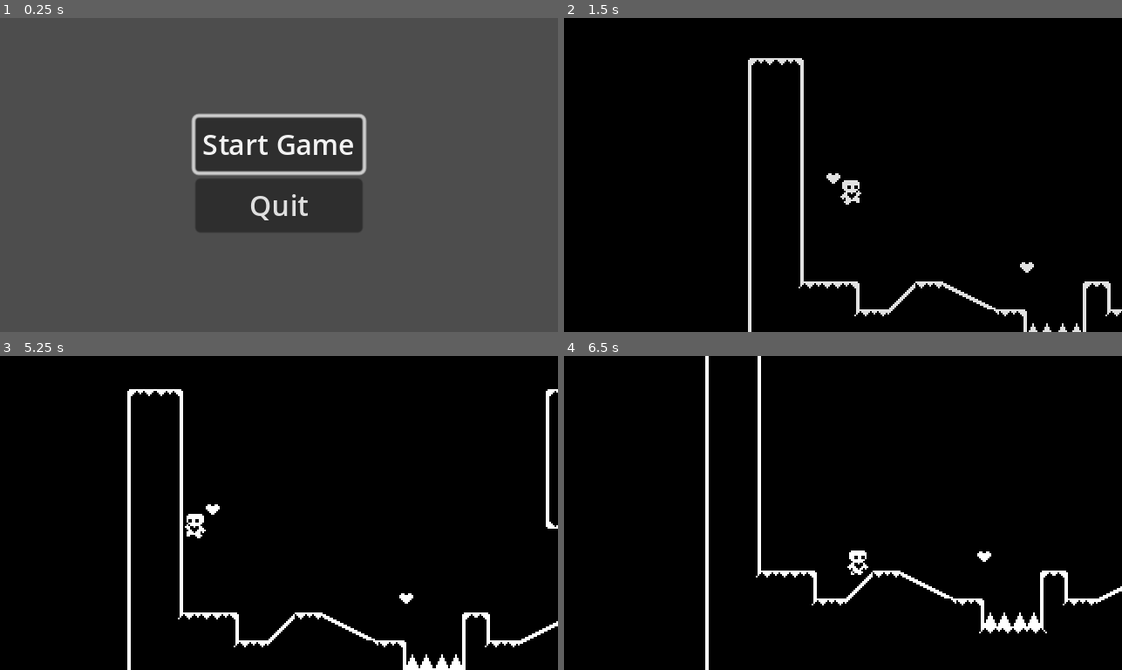
Above: before the commit, frames 1-4 (two rows, left to right).
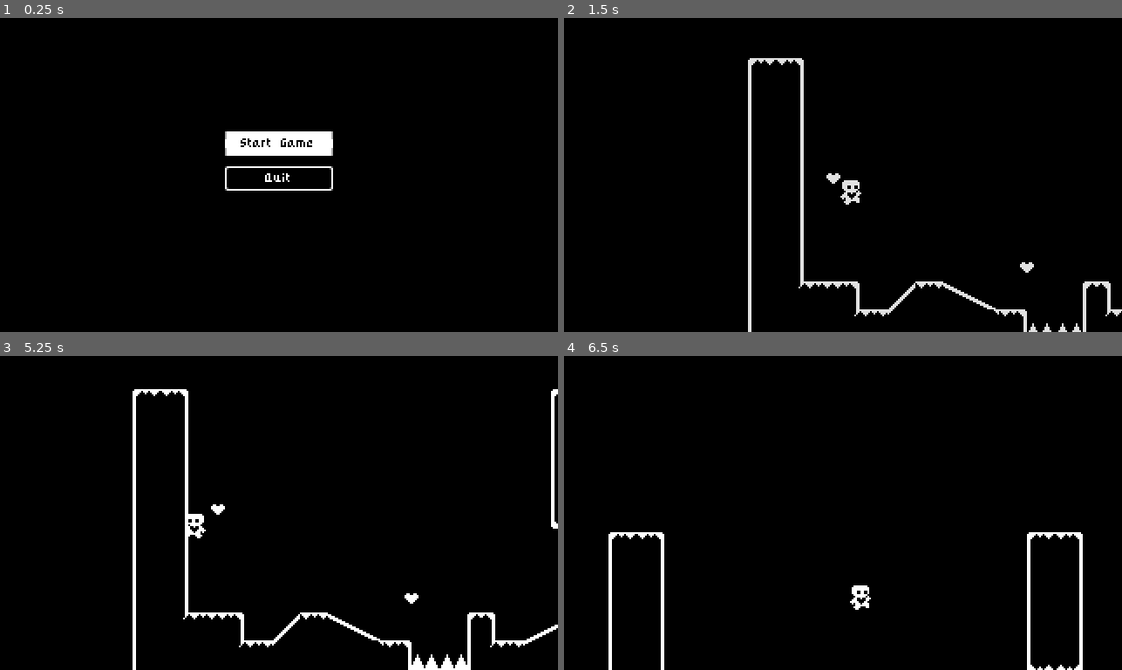
Above: after the commit, the same moments.

Repository: hione0413/heart_platformer
Game: Godot game, scene res://StartMenu/start_menu.tscn
Same seed, same stepped clock (60 frames per second), same inputs: the game is played once before the commit and once after it.
Inputs:
- Up to frame 1 (0.25 s): no input
- Up to frame 2 (1.5 s): click "Start Game" at 0.5 s; hold D (move_right) from 1.28 s (still down); hold Up (jump) from 1.28 s (still down)
- Up to frame 3 (5.25 s): release Up (jump) at 2.03 s; tap Up (jump) at 2.1, 2.27, 2.57, 3.6, 3.77, 4.07, 5.1 s; release D (move_right) at 2.78 s; hold A (move_left) 2.78-3.53 s; hold Up (jump) 2.78-3.53 s; hold D (move_right) 3.53-5.03 s; hold Up (jump) 4.28-5.03 s; hold A (move_left) from 5.03 s (still down)
- Up to frame 4 (6.5 s): tap Up (jump) at 5.27, 5.57 s; release A (move_left) at 5.78 s; hold D (move_right) from 5.78 s (still down); hold Up (jump) from 5.78 s (still down)

The runs differ from the first frame. In frame 1, 100% of the frame differs, in the area x 0-100%, y 0-100%; in frame 2, nothing differs; in frame 3, 4.2%; in frame 4, 4.1%.

Commit message:
wall jump fix

Diff:
--- a/Events/level_transition.tscn
+++ b/Events/level_transition.tscn
@@ -1,22 +1,6 @@
 [gd_scene load_steps=6 format=3 uid="uid://du4qqbt1x0mi1"]
 
 [ext_resource type="Script" path="res://Events/level_transition.gd" id="1_phvdn"]
-
-[sub_resource type="Animation" id="Animation_rvujj"]
-resource_name = "fade_to_black"
-length = 0.5
-tracks/0/type = "value"
-tracks/0/imported = false
-tracks/0/enabled = true
-tracks/0/path = NodePath("ColorRect:color")
-tracks/0/interp = 1
-tracks/0/loop_wrap = true
-tracks/0/keys = {
-"times": PackedFloat32Array(0, 0.5),
-"transitions": PackedFloat32Array(1, 1),
-"update": 0,
-"values": [Color(0, 0, 0, 0), Color(0, 0, 0, 1)]
-}
 
 [sub_resource type="Animation" id="Animation_d4apj"]
 length = 0.001
@@ -49,6 +33,22 @@
 "values": [Color(0, 0, 0, 0.6), Color(0, 0, 0, 0)]
 }
 
+[sub_resource type="Animation" id="Animation_rvujj"]
+resource_name = "fade_to_black"
+length = 0.5
+tracks/0/type = "value"
+tracks/0/imported = false
+tracks/0/enabled = true
+tracks/0/path = NodePath("ColorRect:color")
+tracks/0/interp = 1
+tracks/0/loop_wrap = true
+tracks/0/keys = {
+"times": PackedFloat32Array(0, 0.5),
+"transitions": PackedFloat32Array(1, 1),
+"update": 0,
+"values": [Color(0, 0, 0, 0), Color(0, 0, 0, 1)]
+}
+
 [sub_resource type="AnimationLibrary" id="AnimationLibrary_cuxo4"]
 _data = {
 "RESET": SubResource("Animation_d4apj"),
--- a/Player/player.gd
+++ b/Player/player.gd
@@ -6,10 +6,12 @@
 var just_wall_jumped = false;
 # Get the gravity from the project settings to be synced with RigidBody nodes.
 var gravity = ProjectSettings.get_setting("physics/2d/default_gravity")
+var was_wall_normal = Vector2.ZERO
 
 @onready var animated_sprite_2d = $AnimatedSprite2D
 @onready var coyote_jump_timer = $CoyoteJumpTimer
 @onready var starting_position = global_position
+@onready var wall_jump_timer = $WallJumpTimer
 
 
 
@@ -28,9 +30,12 @@
 	handle_air_acceleration(input_axis, delta)
 	apply_friction(input_axis, delta)
 	apply_air_resistance(input_axis, delta)
-	update_animations(input_axis)
 
 	var was_on_floor = is_on_floor()
+	var was_on_wall = is_on_wall_only()
+
+	if was_on_wall:
+		was_wall_normal = get_wall_normal()
 
 	move_and_slide()
 
@@ -41,6 +46,13 @@
 		movement_data = load("res://Player/FasterMovementData.tres")
 	just_wall_jumped = false
 
+	var just_left_wall = was_on_wall and not is_on_wall()
+	if just_left_wall:
+		wall_jump_timer.start()
+
+	update_animations(input_axis)
+
+
 func apply_gravity(delta):
 	# Add the gravity.
 	if not is_on_floor():
@@ -48,8 +60,12 @@
 
 
 func handle_wall_jump():
-	if not is_on_wall_only(): return;
+	if not is_on_wall_only() and wall_jump_timer.time_left <= 0.0: return;
 	var wall_normal = get_wall_normal()
+
+	if wall_jump_timer.time_left > 0.0:
+		wall_normal = was_wall_normal
+
 	if Input.is_action_just_pressed("jump"): # and wall_normal == Vector2.LEFT:
 		velocity.x = wall_normal.x * movement_data.spead
 		velocity.y = movement_data.jump_velocity
@@ -102,14 +118,16 @@
 
 
 func update_animations(input_axis):
-	if not is_on_floor():
-		animated_sprite_2d.play("jump")
-	elif input_axis != 0: #moving
+	if input_axis != 0: #moving
+		# 여기서 방향이 바뀌므로 점프와 조건문을 분리하여야 함 -> 그래야 공중에서도 방향 전환이 됨
 		animated_sprite_2d.flip_h = (input_axis < 0)
 		animated_sprite_2d.play("run")
 	else:
 		animated_sprite_2d.play("idle")
 
+	if not is_on_floor():
+		animated_sprite_2d.play("jump")
+
 
 func _on_hazard_detector_area_entered(area):
 	global_position = starting_position
--- a/Player/player.tscn
+++ b/Player/player.tscn
@@ -104,6 +104,10 @@
 [node name="CoyoteJumpTimer" type="Timer" parent="."]
 wait_time = 0.1
 
+[node name="WallJumpTimer" type="Timer" parent="."]
+wait_time = 0.5
+one_shot = true
+
 [node name="Camera2D" type="Camera2D" parent="."]
 position = Vector2(0, -32)
 position_smoothing_enabled = true
--- a/StartMenu/start_menu.gd
+++ b/StartMenu/start_menu.gd
@@ -6,6 +6,7 @@
 
 
 func _ready():
+	RenderingServer.set_default_clear_color(Color.BLACK)
 	start_game_button.grab_focus()
 	pass
 
--- a/StartMenu/start_menu.tscn
+++ b/StartMenu/start_menu.tscn
@@ -6,6 +6,8 @@
 anchors_preset = 15
 anchor_right = 1.0
 anchor_bottom = 1.0
+offset_top = -8.0
+offset_bottom = -8.0
 grow_horizontal = 2
 grow_vertical = 2
 script = ExtResource("1_5h35k")
@@ -15,11 +17,13 @@
 
 [node name="StartGameButton" type="Button" parent="VBoxContainer"]
 unique_name_in_owner = true
+custom_minimum_size = Vector2(64, 16)
 layout_mode = 2
 text = "Start Game"
 
 [node name="QuitButton" type="Button" parent="VBoxContainer"]
 unique_name_in_owner = true
+custom_minimum_size = Vector2(64, 16)
 layout_mode = 2
 text = "Quit
 "
--- /dev/null
+++ b/UiTheme/black_9slice.tres
@@ -0,0 +1,10 @@
+[gd_resource type="StyleBoxTexture" load_steps=2 format=3 uid="uid://tqsckdiaqkg8"]
+
+[ext_resource type="Texture2D" uid="uid://bl2564sb3spfp" path="res://UiTheme/black_9slice.png" id="1_tf5y8"]
+
+[resource]
+texture = ExtResource("1_tf5y8")
+texture_margin_left = 3.0
+texture_margin_top = 3.0
+texture_margin_right = 3.0
+texture_margin_bottom = 3.0
--- /dev/null
+++ b/UiTheme/default_theme.tres
@@ -0,0 +1,43 @@
+[gd_resource type="Theme" load_steps=5 format=3 uid="uid://xx0a1nnqtgi8"]
+
+[ext_resource type="StyleBox" uid="uid://tqsckdiaqkg8" path="res://UiTheme/black_9slice.tres" id="1_6vkn1"]
+[ext_resource type="StyleBox" uid="uid://dk10on46dsewy" path="res://UiTheme/white_9slice.tres" id="1_8fnmu"]
+[ext_resource type="FontFile" uid="uid://bqcxrcs88gyl7" path="res://UiTheme/pixel_font.ttf" id="1_xdxjw"]
+
+[sub_resource type="StyleBoxFlat" id="StyleBoxFlat_x1uns"]
+content_margin_left = 4.0
+content_margin_top = 4.0
+content_margin_right = 4.0
+content_margin_bottom = 4.0
+bg_color = Color(0.1, 0.1, 0.1, 0.3)
+corner_radius_top_left = 3
+corner_radius_top_right = 3
+corner_radius_bottom_right = 3
+corner_radius_bottom_left = 3
+corner_detail = 5
+
+[resource]
+Button/colors/font_color = Color(1, 1, 1, 1)
+Button/colors/font_disabled_color = Color(0.875, 0.875, 0.875, 0.5)
+Button/colors/font_focus_color = Color(0, 0, 0, 1)
+Button/colors/font_hover_color = Color(0, 0, 0, 1)
+Button/colors/font_hover_pressed_color = Color(1, 1, 1, 1)
+Button/colors/font_outline_color = Color(1, 1, 1, 1)
+Button/colors/font_pressed_color = Color(1, 1, 1, 1)
+Button/colors/icon_disabled_color = Color(1, 1, 1, 0.4)
+Button/colors/icon_focus_color = Color(1, 1, 1, 1)
+Button/colors/icon_hover_color = Color(1, 1, 1, 1)
+Button/colors/icon_hover_pressed_color = Color(1, 1, 1, 1)
+Button/colors/icon_normal_color = Color(1, 1, 1, 1)
+Button/colors/icon_pressed_color = Color(1, 1, 1, 1)
+Button/constants/h_separation = 2
+Button/constants/icon_max_width = 0
+Button/constants/outline_size = 0
+Button/font_sizes/font_size = 6
+Button/fonts/font = ExtResource("1_xdxjw")
+Button/styles/disabled = SubResource("StyleBoxFlat_x1uns")
+Button/styles/focus = ExtResource("1_8fnmu")
+Button/styles/hover = ExtResource("1_8fnmu")
+Button/styles/normal = ExtResource("1_6vkn1")
+Button/styles/pressed = ExtResource("1_6vkn1")
+Label/font_sizes/font_size = 6
--- /dev/null
+++ b/UiTheme/white_9slice.tres
@@ -0,0 +1,10 @@
+[gd_resource type="StyleBoxTexture" load_steps=2 format=3 uid="uid://dk10on46dsewy"]
+
+[ext_resource type="Texture2D" uid="uid://dx0sqnt5cmhko" path="res://UiTheme/white_9slice.png" id="1_m8nym"]
+
+[resource]
+texture = ExtResource("1_m8nym")
+texture_margin_left = 2.0
+texture_margin_top = 1.0
+texture_margin_right = 2.0
+texture_margin_bottom = 1.0
--- a/project.godot
+++ b/project.godot
@@ -27,6 +27,12 @@
 window/size/window_width_override=1280
 window/size/window_height_override=720
 window/stretch/mode="canvas_items"
+
+[gui]
+
+theme/custom="res://UiTheme/default_theme.tres"
+theme/custom_font="res://UiTheme/pixel_font.ttf"
+theme/default_font_subpixel_positioning=0
 
 [input]
 
--- a/tscn/world.gd
+++ b/tscn/world.gd
@@ -20,6 +20,8 @@
 # 8: Level transitions and inherited scenes
 # 9: Controller support
 #10: Start menu
+#11: UI Theme
+#12: Wall jump fix
 
 func _ready():
 	RenderingServer.set_default_clear_color(Color.BLACK)
@@ -33,6 +35,10 @@
 #   다음 레벨 없으면 return
 	if not next_level is PackedScene: return
 	get_tree().paused = true
+
+	# 레벨 클리어 후 잠시 멈춤
+	await get_tree().create_timer(0.5).timeout
+
 	await LevelTransition.fade_to_black()
 #   다음레벨로 넘어감
 	get_tree().paused = false
Binary file added: UiTheme/black_9slice.png
Not shown, added: UiTheme/black_9slice.png.import
Binary file added: UiTheme/pixel_font.ttf
Not shown, added: UiTheme/pixel_font.ttf.import
Binary file added: UiTheme/white_9slice.png
Not shown, added: UiTheme/white_9slice.png.import
